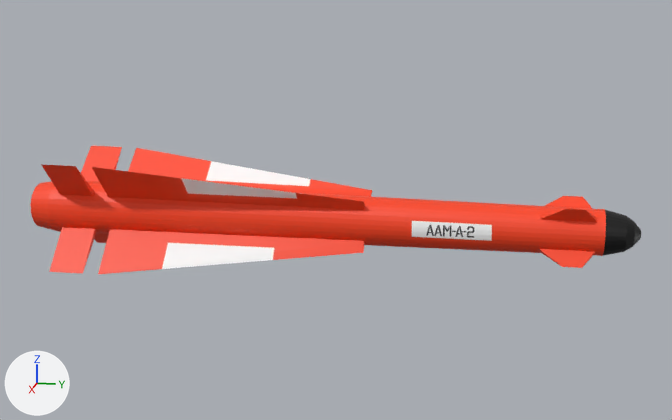
Two versions of the Blender file Assets/AIM-4A/AIM-4A.blend, one commit apart.
One viewpoint serves both versions: a 50 mm lens placed at (2.862, 0.587, 0.746), pointed at (-0.015, 0.012, 0.027). The lights are fixed; the arrows at lower left show +X, +Y and +Z. The same objects are shown in both versions, whatever each file hides.
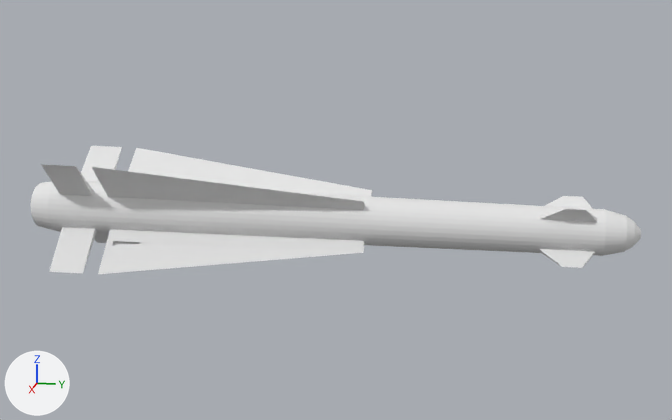
Where the change shows, as pixel boxes (x1, y1, x2, y2) in the pictures (672 x 420 px):
```json
{"object": "Cylinder", "change": "surface changed, reshaped", "before": [31, 146, 641, 274], "after": [31, 146, 641, 274], "on screen": "red to white"}
{"part": 1, "of": "me_cylinder", "change": "built on", "before": [92, 167, 364, 274], "after": [92, 167, 364, 274]}
```

Scene script edits in JSON lines:
```json
{"op": "remove", "block": "mat_material_001", "code": "mat_material_001.texture = img_aim_4_texture_finished_png"}
{"op": "set", "path": "mat_material_001", "old": "principled_material('Material.001')", "new": "diffuse_material('Material.001')"}
{"op": "add", "block": "mat_material_001", "code": "mat_material_001.base_color = (0.8, 0.8, 0.8)  # white #e7e7e7"}
{"block": "me_cylinder", "where": "# used by ob_cylinder; location = (0.0, 0.0, 0.0); rotation_euler = (-1.571, 0.0, 0.0), in degrees (-90, 0, 0); scale = (0.089, 0.089, 0.089)"}
{"op": "remove", "block": "me_cylinder", "code": "me_cylinder.from_pydata(...)  # 442 vertices, 484 faces; spans x -2.0..2.0, y -2.0..2.0, z -11.4..10.8"}
{"op": "add", "block": "me_cylinder", "code": "me_cylinder.from_pydata(...)  # 524 vertices, 553 faces, 2 loose edges; spans x -2.0..2.0, y -2.0..2.0, z -11.4..10.8"}
{"block": "me_cylinder", "change": "me_cylinder part 1"}
{"block": "me_cylinder", "change": "4 faces are deleted"}
{"block": "me_cylinder", "change": "82 vertices are added at x -2.0..2.0, y -2.0..2.0, z -11.1..1.3"}
{"block": "me_cylinder", "change": "2 loose edges are added"}
{"block": "me_cylinder", "change": "73 new faces join them"}
```
